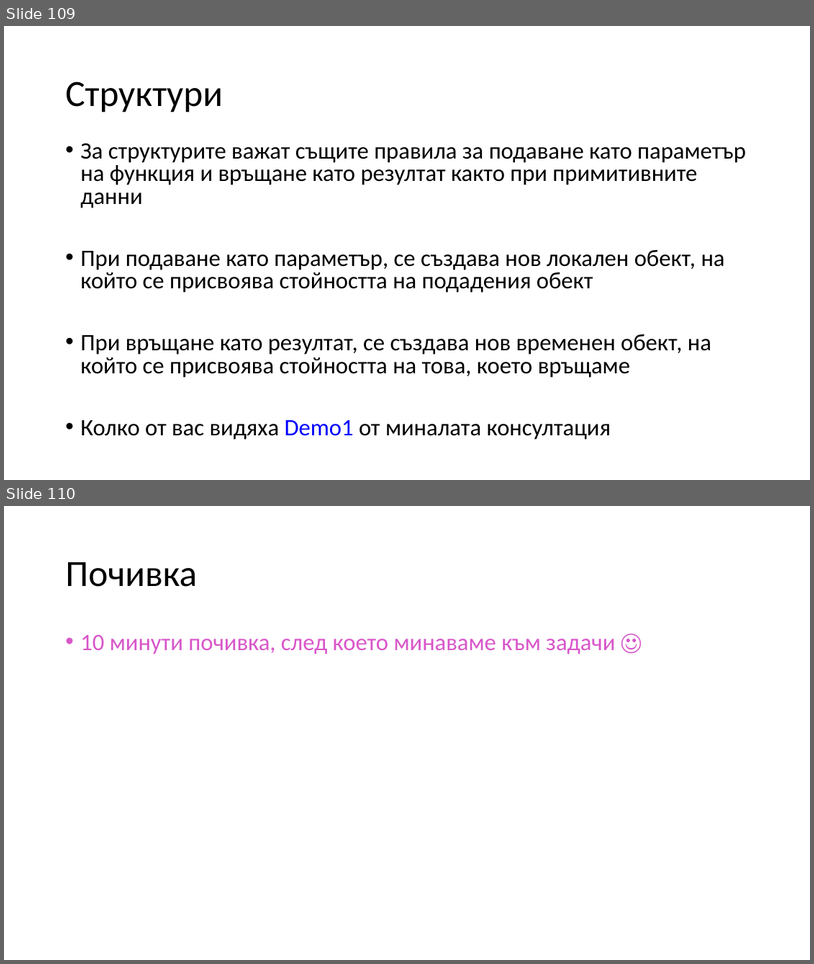
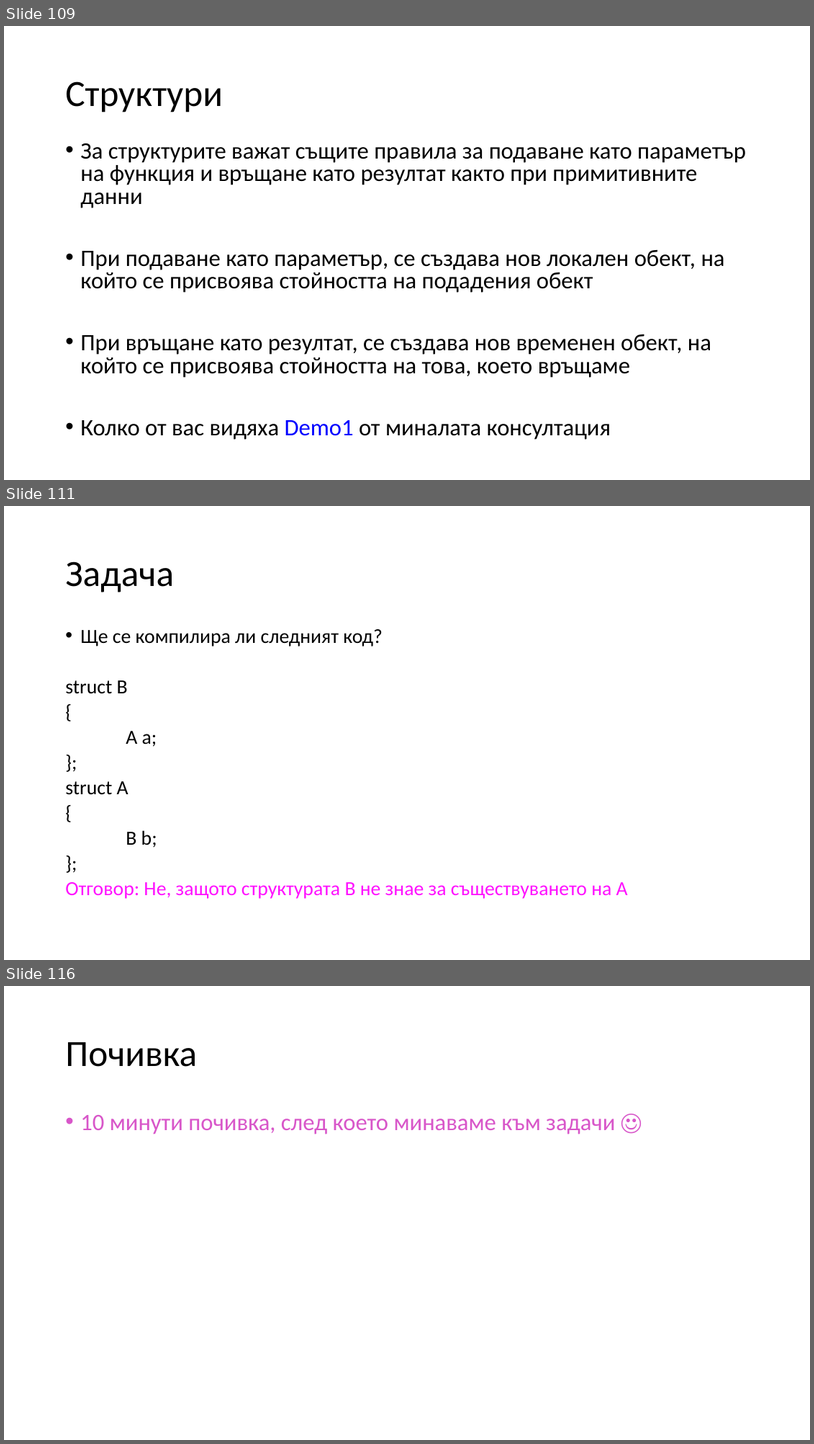
Before and after one commit to Mapmo/Uni-CPP, a slide deck: Introducing To Programming Materials/Consultation 3/Consultation3.pptx. Shown one above the other, each under a label of ours: slides 109 and 110 before the commit, slides 109, 111 and 116 after it; the slides between them are not shown. The pictures are 814x964 and 814x1444 pixels, drawn with LibreOffice and Linux fonts; fonts in the diff are those of the drawing. Boxes give left, top, right and bottom in pixels: in the first picture for what was removed or moved away, otherwise in the second. Text is boxed around its words. In the diff, an @@ line names an element or a change of style, - is before the commit and + after.

```diff
--- a/Introducing To Programming Materials/Consultation 3/Consultation3.pptx
+++ b/Introducing To Programming Materials/Consultation 3/Consultation3.pptx
@@ slide 111 added at bbox=[4, 506, 810, 960], background #FFFFFF @@
@@ title added at bbox=[65, 561, 174, 592], 44 pt, text #000000 @@
+Задачa
@@ text added at bbox=[65, 629, 628, 898], 23.8 pt, text #FF11FF @@
+• Ще се компилира ли следният код?
+struct B
+{
+A a;
+};
+struct A
+{
+B b;
+};
+Отговор: Не, защото структурата B не знае за съществуването на A
@@ what was slide 110 is now slide 116 @@
```
Also in this commit, not shown: 2 slides changed, 5 other slides added.
